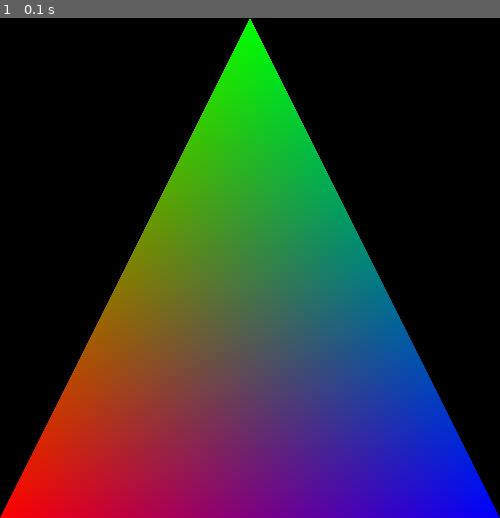
Above: before the commit, frame 1.
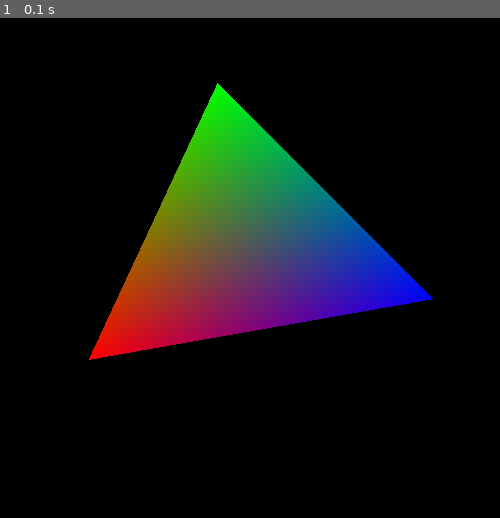
Above: after the commit, the same moment.

Repository: dprevedello/OpenGL-2022
Game: pygame game, started from main.py
Two runs of this game, one before a commit and one after it. Both use one fixed random seed, a clock stepped at 60 frames per second and the inputs below.
Inputs:
- Up to frame 1 (0.1 s): no input

The runs differ from the first frame. In frame 1, 48% of the frame differs, in the area x 0-100%, y 0-100%.

Commit message:
Trasformiamo il triangolo
Applichiamo le matrici per ruotare, traslare e scalare il triangolo

Diff:
--- a/main.py
+++ b/main.py
@@ -9,6 +9,13 @@
     glClearColor(0, 0, 0, 1)
     glClear(GL_COLOR_BUFFER_BIT)
 
+    glPushMatrix()
+
+    glRotatef(10, 0, 0, 1)
+    glScalef(0.7, 0.5, 1)
+    glTranslatef(0, 0, -1.0)
+    glTranslatef(0, 0.5, 0)
+
     glBegin(GL_TRIANGLES)
     glColor3f(1, 0, 0)
     glVertex3f(-1, -1, 0)
@@ -17,6 +24,8 @@
     glColor3f(0, 0, 1)
     glVertex3f(1, -1, 0)
     glEnd()
+
+    glPopMatrix()
 
     pygame.display.flip()
 
